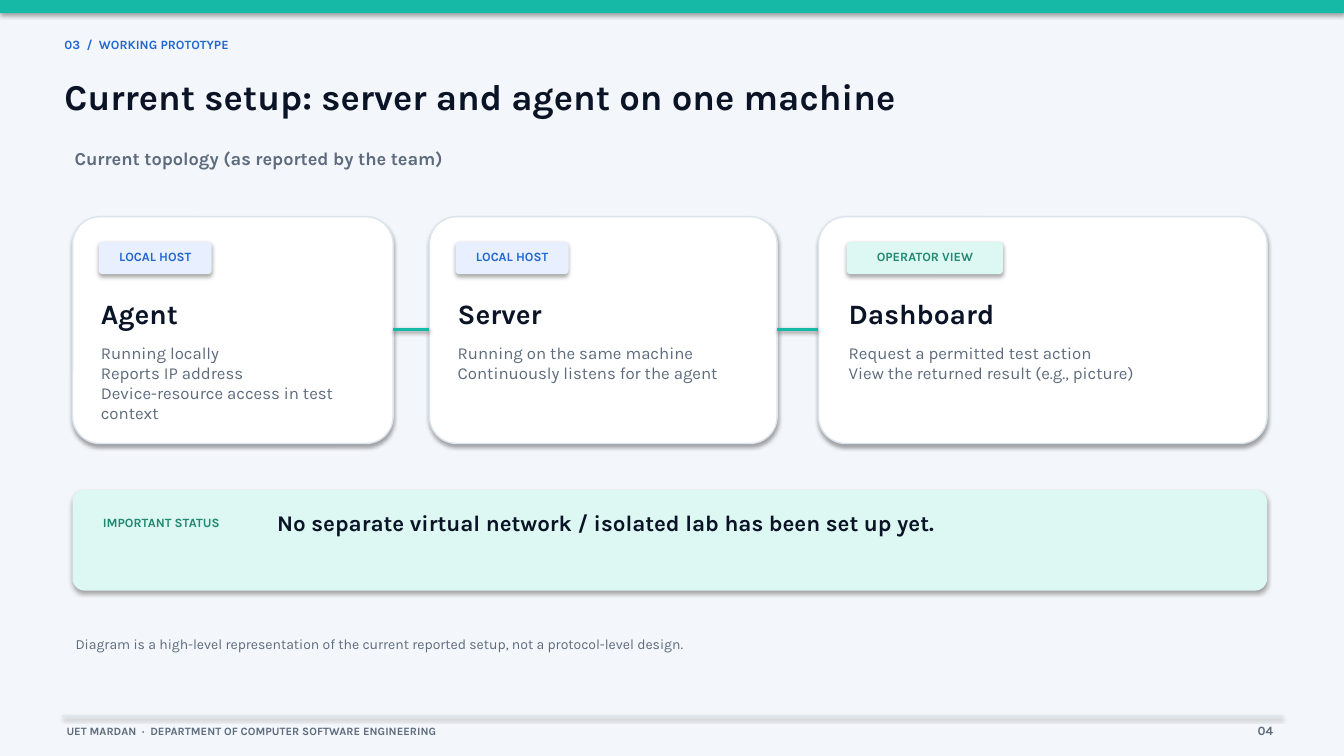
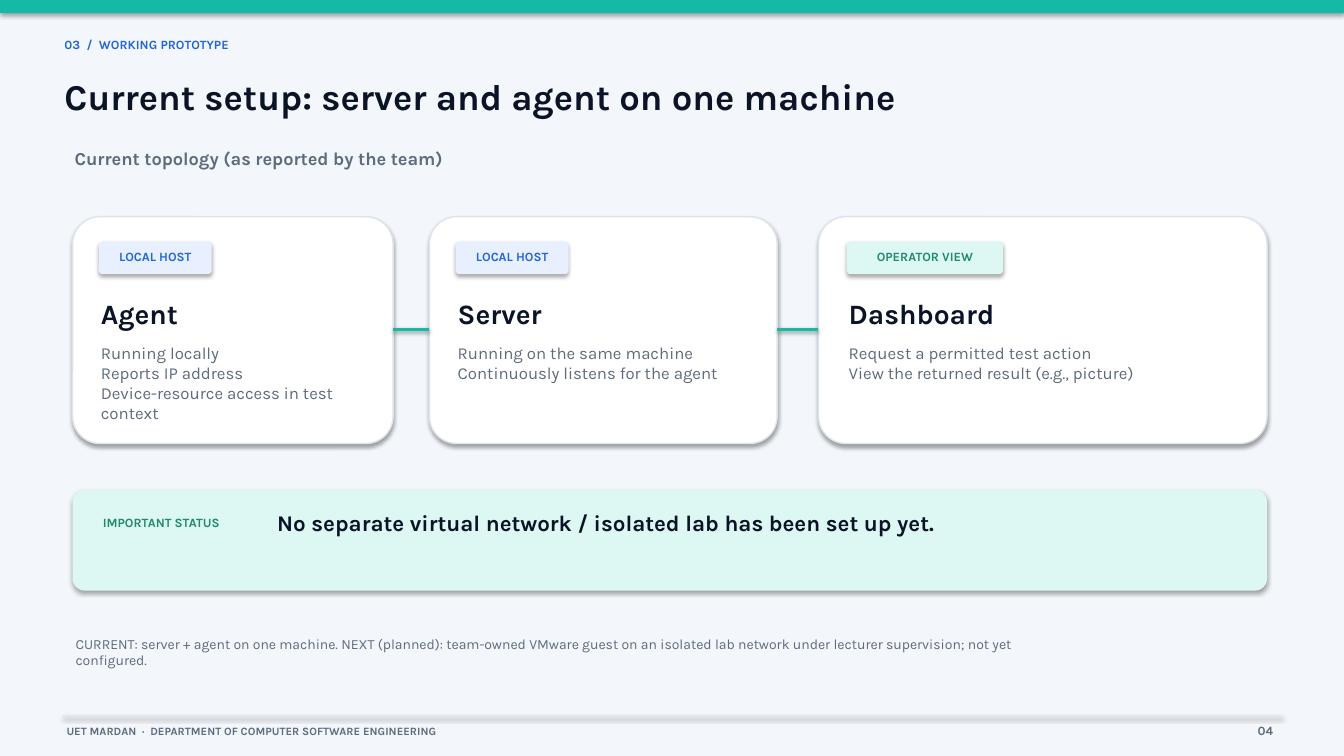
Before and after one commit to Zainullahwardag/Chatbot, a slide deck: slide 4 of deliverables/FYP_First_Progress_Report.pptx. Drawn at 1344x756 pixels with LibreOffice and Linux fonts; fonts in the diff are those of the drawing. Boxes give left, top, right and bottom in pixels: in the first picture for what was removed or moved away, otherwise in the second. Text is boxed around its words. In the diff, an @@ line names an element or a change of style, - is before the commit and + after.

Commit message:
Update progress report for supervised VMware lab scope

```diff
--- a/deliverables/FYP_First_Progress_Report.pptx
+++ b/deliverables/FYP_First_Progress_Report.pptx
@@ text at (x1=76, y1=639, x2=1011, y2=669): text changed @@
-Diagram is a high-level representation of the current reported setup, not a protocol-level design.
+CURRENT: server + agent on one machine. NEXT (planned): team-owned VMware guest on an isolated lab network under lecturer supervision; not yet configured.
```
Also in this commit, not shown: 6 other slides changed.
